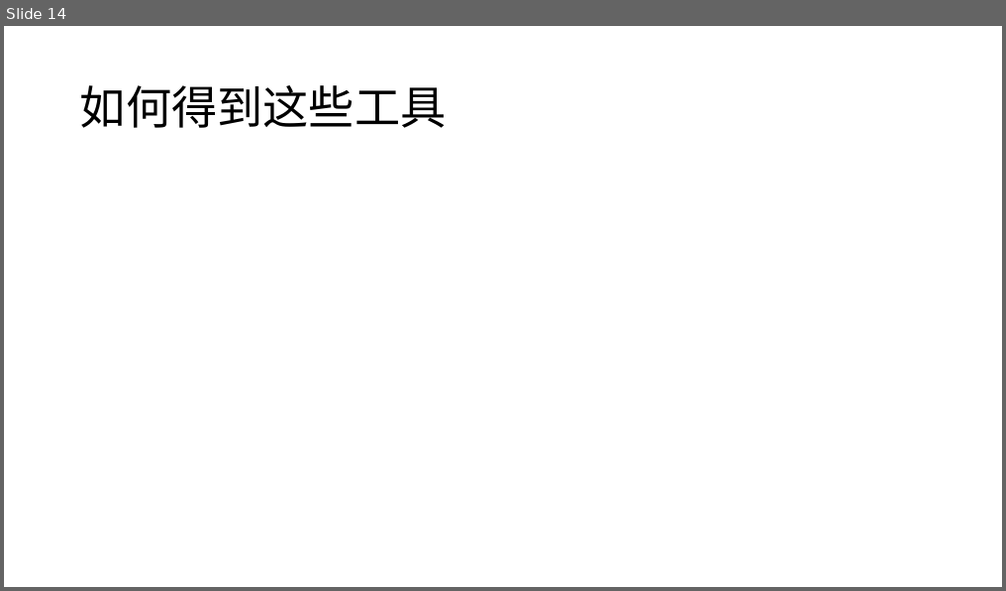
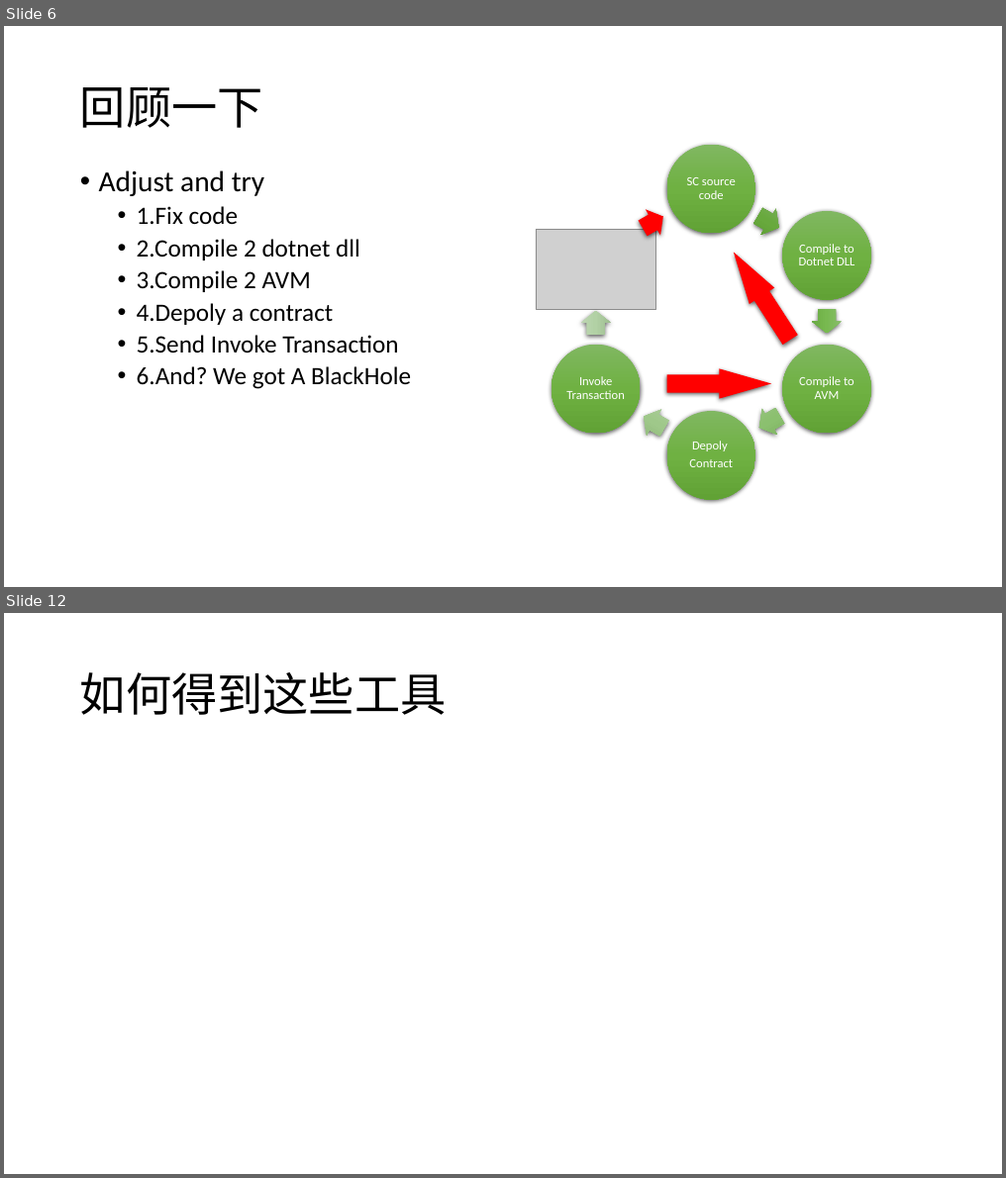
Before and after one commit to NewEconoLab/speech, a slide deck: lights/how to debug smartcontract(NEO).pptx. Shown one above the other, each under a label of ours: slide 14 before the commit, slides 6 and 12 after it; the slides between them are not shown. The pictures are 1006x591 and 1006x1178 pixels, drawn with LibreOffice and Linux fonts; fonts in the diff are those of the drawing; grey boxes stand for pictures. Boxes give left, top, right and bottom in pixels: in the first picture for what was removed or moved away, otherwise in the second. Text is boxed around its words. In the diff, an @@ line names an element or a change of style, - is before the commit and + after.

```diff
--- a/lights/how to debug smartcontract(NEO).pptx
+++ b/lights/how to debug smartcontract(NEO).pptx
@@ slide 6 added at (x1=4, y1=26, x2=1002, y2=587), background #FFFFFF @@
@@ title added at (x1=80, y1=87, x2=263, y2=128), 44 pt, text #000000 @@
+回顾一下
@@ text added at (x1=99, y1=171, x2=411, y2=389), 24 pt, text #000000 @@
+• Adjust and try
+  • 1.Fix code
+  • 2.Compile 2 dotnet dll
+  • 3.Compile 2 AVM
+  • 4.Depoly a contract
+  • 5.Send Invoke Transaction
+  • 6.And? We got A BlackHole
@@ group added at (x1=536, y1=144, x2=871, y2=500): 13 freeform shapes, 1 picture @@
+SC source code
+Compile to Dotnet DLL
+Compile to AVM
+Depoly
+Contract
+Invoke Transaction
@@ what was slide 14 is now slide 12 @@
```
Also in this commit, not shown: 2 slides changed, 3 other slides added, 6 slides removed, 1 other file.
